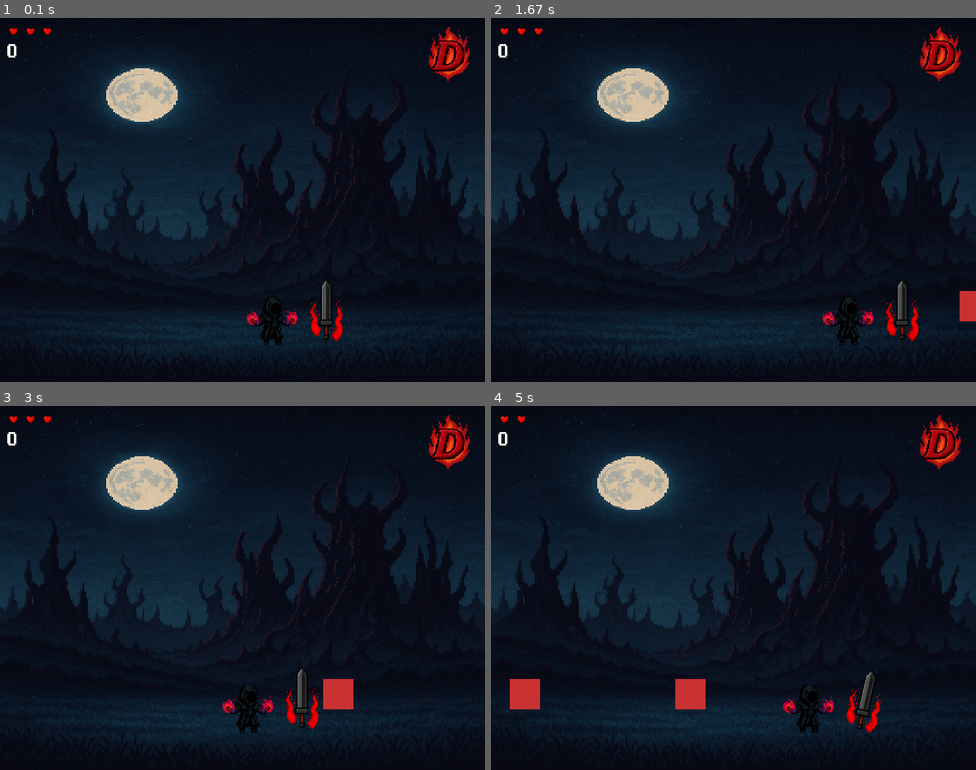
Above: before the commit, frames 1-4 (two rows, left to right).
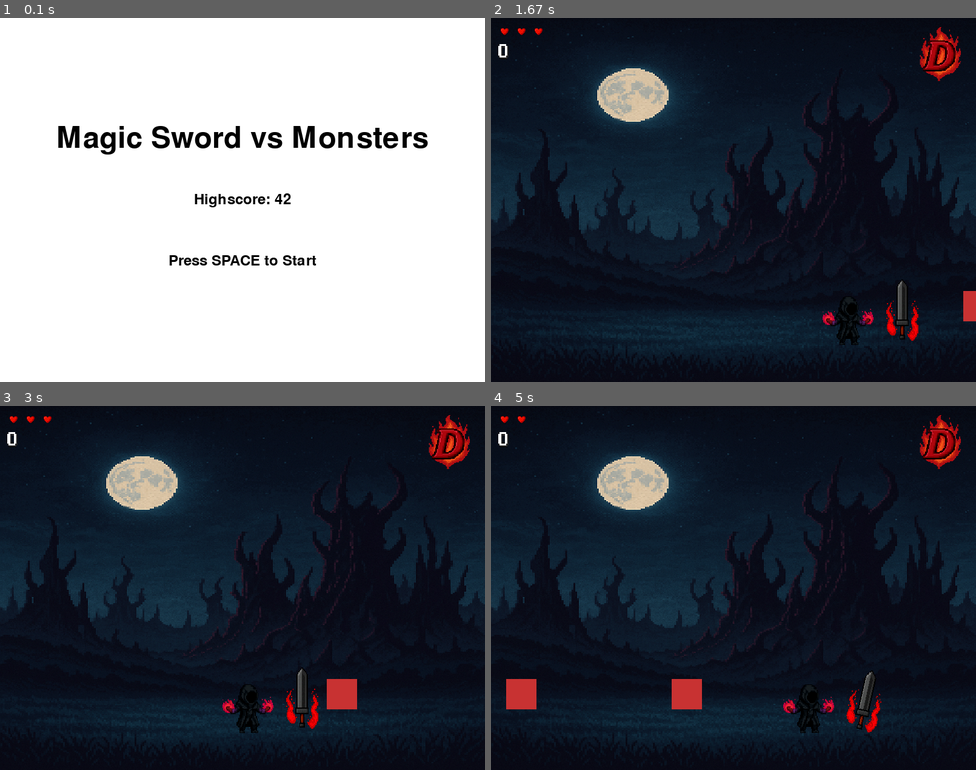
Above: after the commit, the same moments.

Repository: TeeMax390/pygame-sqlite-game
Game: pygame game, started from Spiel.py
The game is run twice, just before and just after one commit, with the same random seed, the same clock (stepped at 60 frames per second) and the same inputs.
Inputs:
- Up to frame 1 (0.1 s): no input
- Up to frame 2 (1.67 s): tap Space at 0.33 s; hold Right 1.17-1.63 s
- Up to frame 3 (3 s): hold Left 1.67-2.2 s; hold Left 2.23-2.63 s; hold Right from 2.67 s (still down)
- Up to frame 4 (5 s): release Right at 3.3 s; tap Space at 3.33, 3.73, 4.03, 4.23, 4.53, 4.73 s; hold Left 3.67-4.13 s; hold Right 4.17-4.63 s; hold Right from 4.67 s (still down)

The runs differ from the first frame. In frame 1, 100% of the frame differs, in the area x 0-100%, y 0-100%; in frame 2, less than 0.1%; in frame 3, 0.1%; in frame 4, 0.2%.

Commit message:
Datenbank hinzugefügt

Diff:
--- a/Spiel.py
+++ b/Spiel.py
@@ -1,5 +1,6 @@
 import pygame
 import random
+import sqlite3
 
 # --- Initialization ---
 pygame.init()
@@ -81,6 +82,60 @@
 # --- Game State ---
 game_over = False
 
+# --- Database setup ---
+def init_db():
+    conn = sqlite3.connect("highscore.db")
+    c = conn.cursor()
+    c.execute('''
+        CREATE TABLE IF NOT EXISTS highscores (
+            id INTEGER PRIMARY KEY AUTOINCREMENT,
+            score INTEGER NOT NULL
+        )
+    ''')
+    conn.commit()
+    conn.close()
+
+def get_highscore():
+    conn = sqlite3.connect("highscore.db")
+    c = conn.cursor()
+    c.execute('SELECT MAX(score) FROM highscores')
+    result = c.fetchone()
+    conn.close()
+    return result[0] if result[0] is not None else 0
+
+def update_highscore(new_score):
+    current = get_highscore()
+    if new_score > current:
+        conn = sqlite3.connect("highscore.db")
+        c = conn.cursor()
+        c.execute('INSERT INTO highscores (score) VALUES (?)', (new_score,))
+        conn.commit()
+        conn.close()
+
+# --- Menu ---
+def show_start_menu():
+    highscore = get_highscore()
+    title_font = pygame.font.SysFont(None, 72)
+    info_font = pygame.font.SysFont(None, 36)
+    while True:
+        screen.fill(WHITE)
+        title_text = title_font.render("Magic Sword vs Monsters", True, BLACK)
+        prompt_text = info_font.render("Press SPACE to Start", True, BLACK)
+        highscore_text = info_font.render(f"Highscore: {highscore}", True, BLACK)
+        screen.blit(title_text, title_text.get_rect(center=(WIDTH//2, HEIGHT//3)))
+        screen.blit(highscore_text, highscore_text.get_rect(center=(WIDTH//2, HEIGHT//2)))
+        screen.blit(prompt_text, prompt_text.get_rect(center=(WIDTH//2, HEIGHT//1.5)))
+        pygame.display.flip()
+
+        for event in pygame.event.get():
+            if event.type == pygame.QUIT:
+                pygame.quit()
+                exit()
+            elif event.type == pygame.KEYDOWN:
+                if event.key == pygame.K_SPACE:
+                    return
+
+# --- Helper functions ---
 def get_rank(combo):
     if combo >= 20:
         return "SSS"
@@ -166,7 +221,7 @@
         pygame.draw.rect(screen, (100, 100, 100), (f[0], f[1], fall_size, fall_size))
 
 def move_falling_objects():
-    global score, combo, lives, game_over
+    global lives, combo, game_over
     for f in falling_objects[:]:
         f[1] += fall_speed
         player_rect = pygame.Rect(player_pos[0], player_pos[1], 96, 96)
@@ -211,9 +266,19 @@
     screen.blit(icon, icon_rect.topleft)
 
 def show_game_over():
-    text = font.render("Game Over - Press R to Restart", True, BLACK)
-    rect = text.get_rect(center=(WIDTH//2, HEIGHT//2))
-    screen.blit(text, rect)
+    game_over_text = font.render("Game Over", True, BLACK)
+    restart_text = font.render("R: Neustart", True, BLACK)
+    menu_text = font.render("M: Hauptmenü", True, BLACK)
+
+    screen.blit(game_over_text, game_over_text.get_rect(center=(WIDTH//2, HEIGHT//2 - 50)))
+    screen.blit(restart_text, restart_text.get_rect(center=(WIDTH//2, HEIGHT//2)))
+    screen.blit(menu_text, menu_text.get_rect(center=(WIDTH//2, HEIGHT//2 + 50)))
+
+# --- Initialize database ---
+init_db()
+
+# --- Show start menu ---
+show_start_menu()
 
 # --- Game Loop ---
 running = True
@@ -230,14 +295,32 @@
         screen.blit(background_img, (0, 0))
         show_game_over()
         pygame.display.flip()
-        if keys[pygame.K_r]:
-            lives = 3
-            score = 0
-            combo = 0
-            monsters.clear()
-            falling_objects.clear()
-            swing_phase = "idle"
-            game_over = False
+
+        # Highscore prüfen und ggf. aktualisieren
+        if score > get_highscore():
+            update_highscore(score)
+
+        for event in pygame.event.get():
+            if event.type == pygame.KEYDOWN:
+                if event.key == pygame.K_r:
+                    # Neustart
+                    lives = 3
+                    score = 0
+                    combo = 0
+                    monsters.clear()
+                    falling_objects.clear()
+                    swing_phase = "idle"
+                    game_over = False
+                elif event.key == pygame.K_m:
+                    # Zurück ins Hauptmenü
+                    show_start_menu()
+                    lives = 3
+                    score = 0
+                    combo = 0
+                    monsters.clear()
+                    falling_objects.clear()
+                    swing_phase = "idle"
+                    game_over = False
         continue
 
     if now - last_kill_time > 3000:
@@ -272,37 +355,39 @@
             swing_phase = "retract"
             swing_start_ms = now
     elif swing_phase == "retract":
-        t = min(elapsed / retract_duration, 1.0)
-        swing_angle = (1 - t) * max_swing_angle
-        thrust_offset = (1 - t) * max_thrust
-        pivot_drop = (1 - t) * max_pivot_drop
+        t = 1 - min(elapsed / retract_duration, 1.0)
+        swing_angle = t * max_swing_angle
+        thrust_offset = t * max_thrust
+        pivot_drop = t * max_pivot_drop
         if elapsed >= retract_duration:
             swing_phase = "idle"
-            swing_angle = thrust_offset = pivot_drop = 0
-
-    current_rank = get_rank(combo)
-    current_spawn_interval = get_spawn_interval(current_rank)
-
-    if len(monsters) < MAX_MONSTERS and now - last_monster_spawn > current_spawn_interval:
+            swing_angle = 0
+            thrust_offset = 0
+            pivot_drop = 0
+
+    screen.blit(background_img, (0, 0))
+    draw_player()
+    sword_rect = draw_sword(swing_angle, thrust_offset, pivot_drop)
+    draw_monsters()
+    draw_falling_objects()
+    move_monsters()
+    move_falling_objects()
+    check_monster_collision()
+    check_collision(sword_rect, now)
+
+    # Monster spawn
+    rank = get_rank(combo)
+    spawn_interval = get_spawn_interval(rank)
+    if now - last_monster_spawn > spawn_interval and len(monsters) < MAX_MONSTERS:
         spawn_monster()
         last_monster_spawn = now
 
-    if current_rank in ["S", "SS", "SSS"] and random.random() < fall_spawn_chance * 1.5:
+    # Falling objects spawn
+    if random.random() < fall_spawn_chance:
         spawn_falling_object()
-    elif random.random() < fall_spawn_chance:
-        spawn_falling_object()
-
-    move_monsters()
-    check_monster_collision()
-    move_falling_objects()
-
-    screen.blit(background_img, (0, 0))
-    draw_monsters()
-    draw_falling_objects()
-    sword_rect = draw_sword(swing_angle, thrust_offset, pivot_drop)
-    draw_player()
-    check_collision(sword_rect, now)
+
     show_ui()
+
     pygame.display.flip()
 
 pygame.quit()
Binary file added: highscore.db
